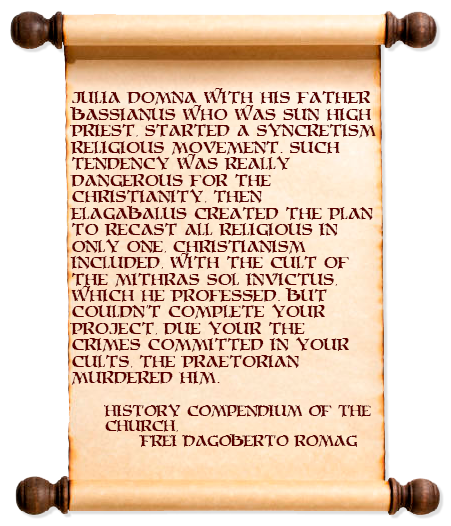
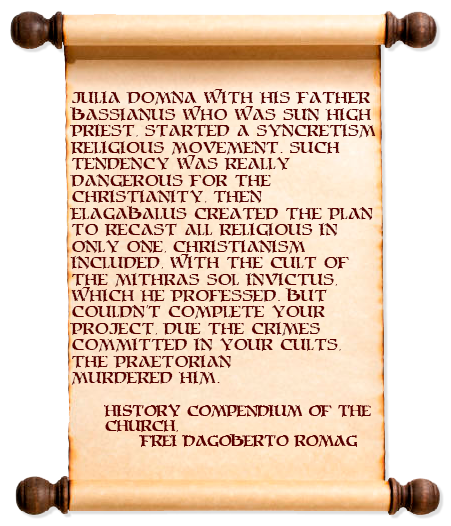
The second 451 x 526 image is a revision of the first. Changes to its layers:
painted on "Julia Domna with his father Bassianus who was Sun high priest," over (x1=70, y1=88, x2=376, y2=384)
